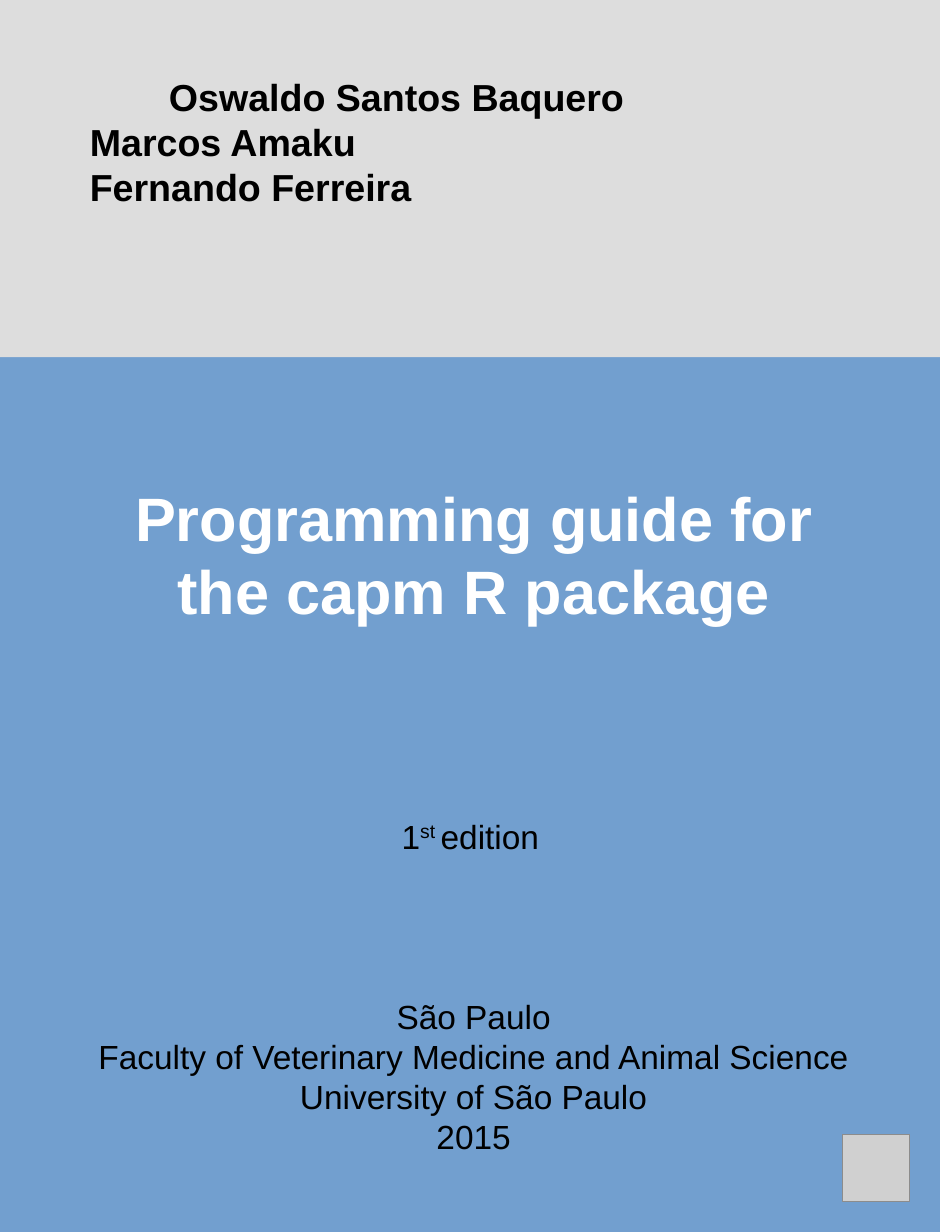
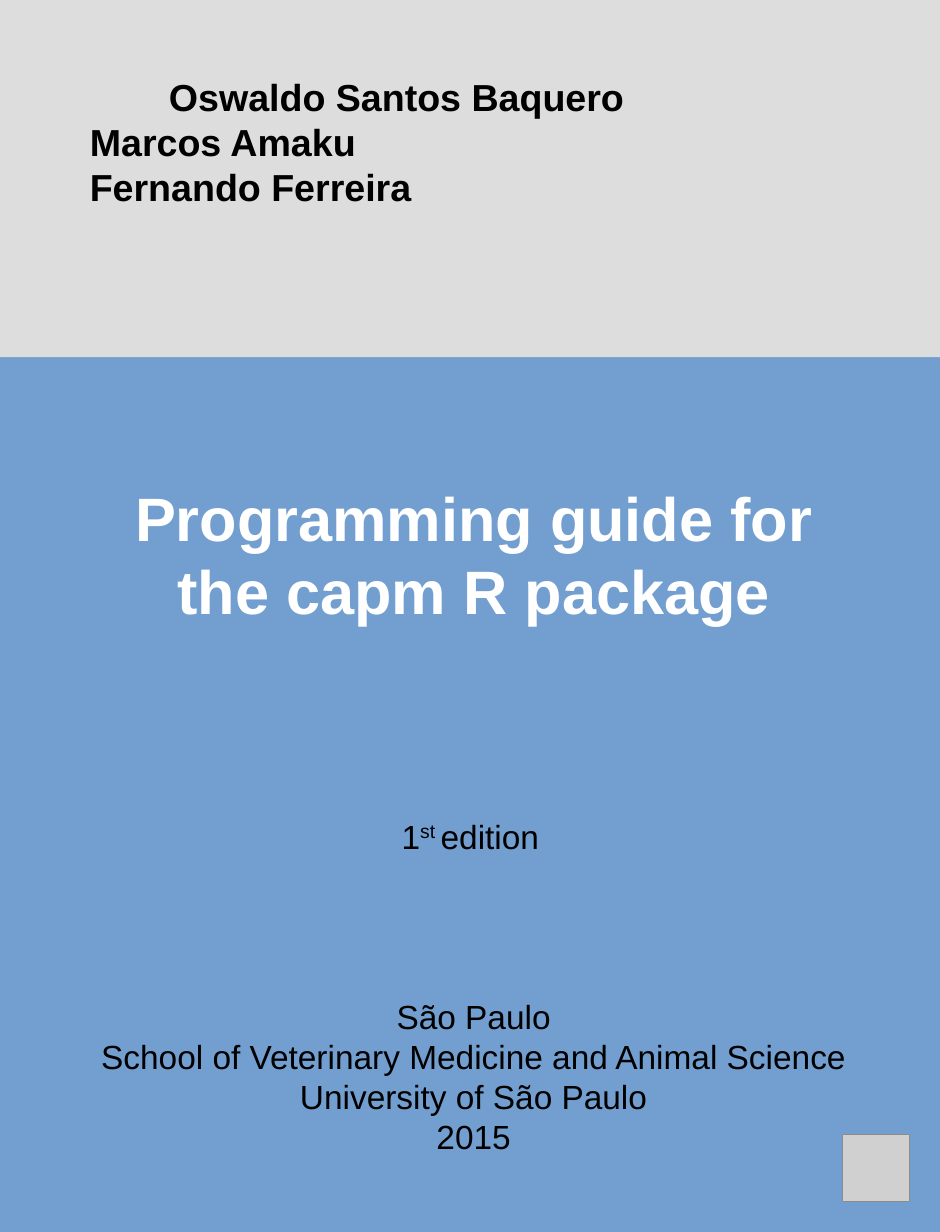
Before and after one commit to eduardocpacheco99/programming-guide-for-the-capm-r-package, a slide deck: slide 1 of cover.odp. Drawn at 940x1232 pixels with LibreOffice and Linux fonts; fonts in the diff are those of the drawing; grey boxes stand for pictures. Boxes give left, top, right and bottom in pixels: in the first picture for what was removed or moved away, otherwise in the second. Text is boxed around its words. In the diff, an @@ line names an element or a change of style, - is before the commit and + after.

```diff
--- a/cover.odp
+++ b/cover.odp
@@ text at bbox=[101, 1044, 846, 1075]: text changed @@
-Faculty of Veterinary Medicine and Animal Science
+School of Veterinary Medicine and Animal Science
```
Also in this commit, not shown: 1 other file.
